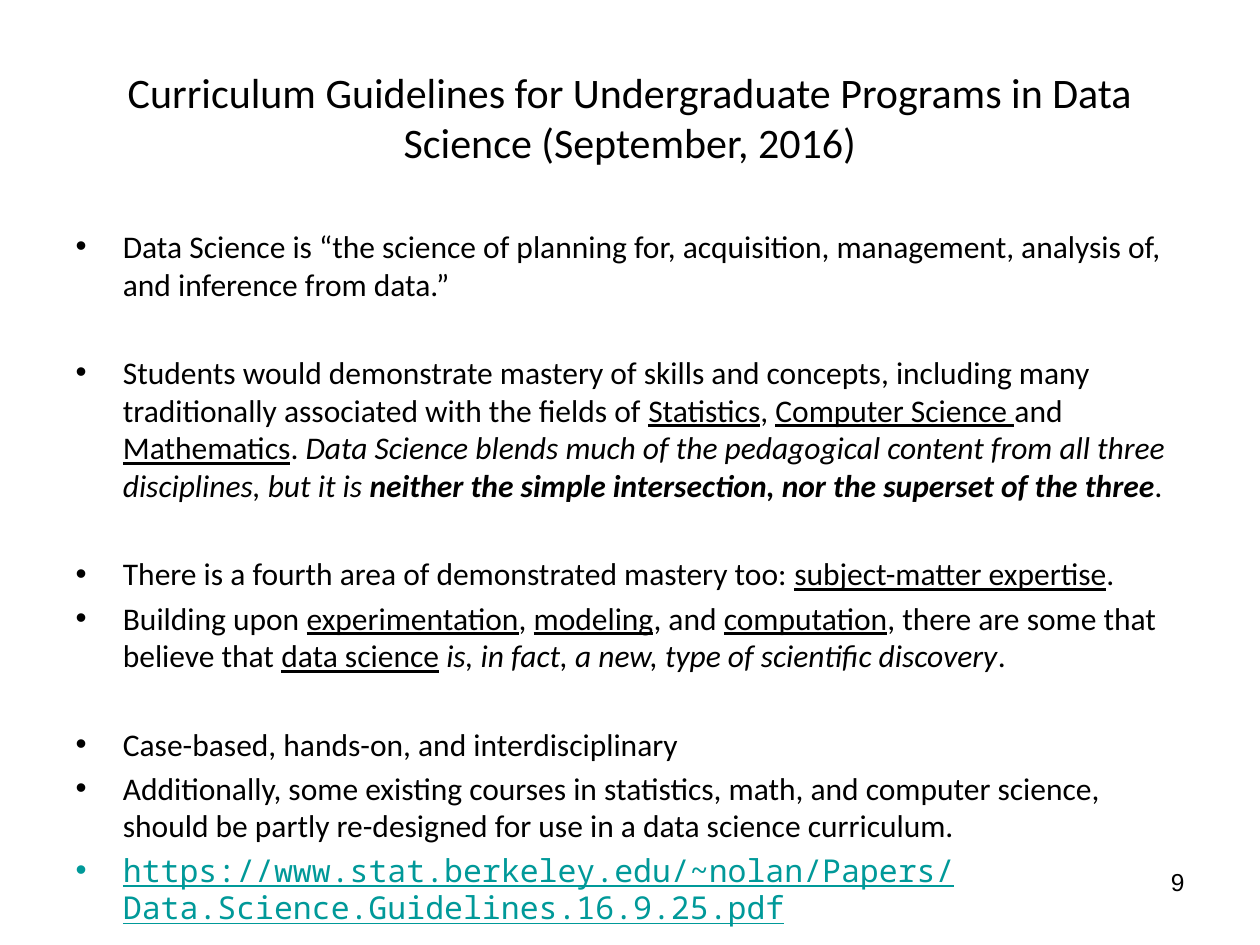
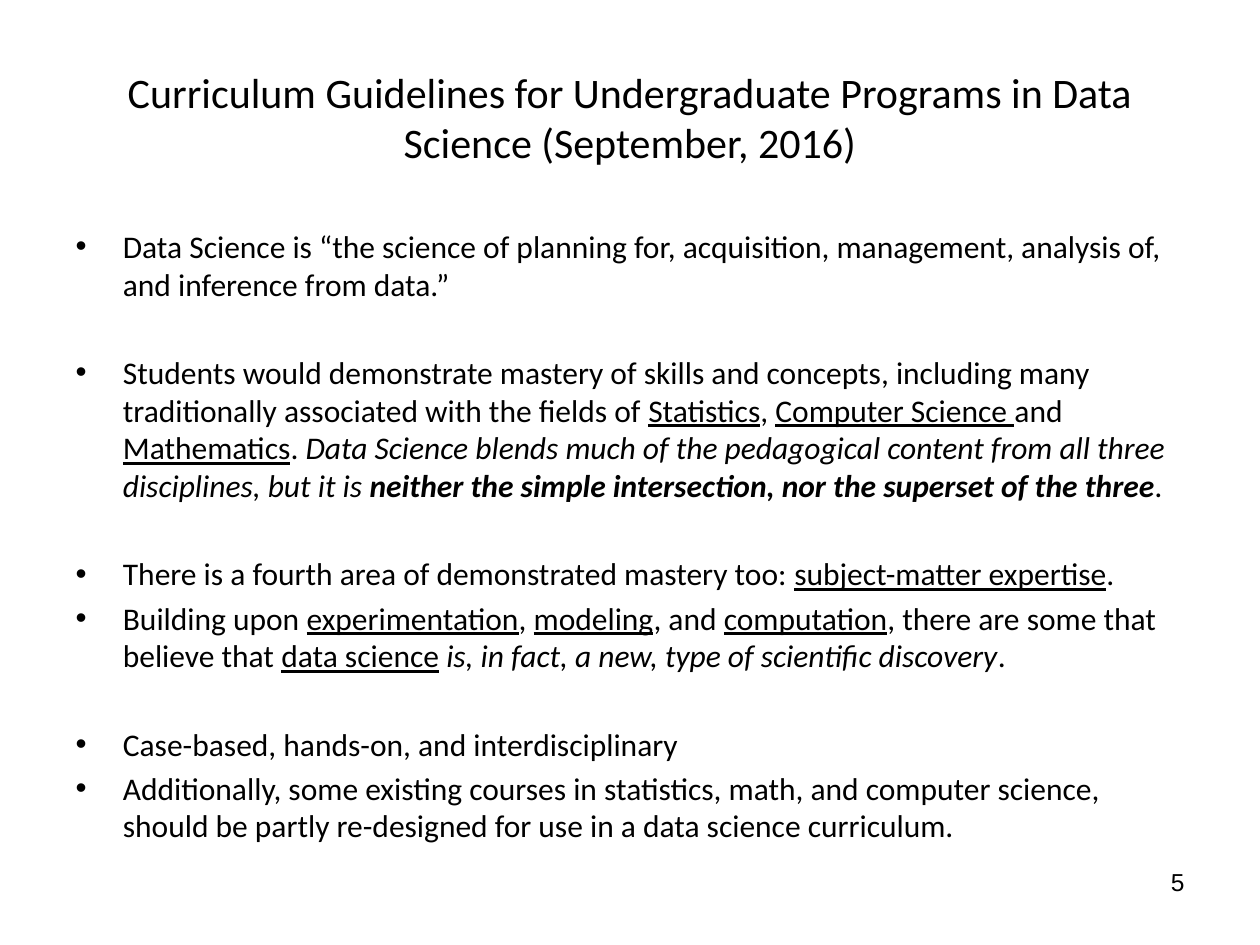
Before and after one commit to wsphd/datajam2018, a slide deck: slide 5 of dj2018.pptx (slide 9 before the commit). Drawn at 1260x945 pixels with LibreOffice and Linux fonts; fonts in the diff are those of the drawing. Boxes give left, top, right and bottom in pixels: in the first picture for what was removed or moved away, otherwise in the second. Text is boxed around its words. In the diff, an @@ line names an element or a change of style, - is before the commit and + after.

```diff
--- a/dj2018.pptx
+++ b/dj2018.pptx
@@ text at (123, 858, 955, 927): paragraph removed @@
-• https://www.stat.berkeley.edu/~nolan/Papers/Data.Science.Guidelines.16.9.25.pdf
@@ page number at (1171, 874, 1185, 892): text changed @@
-9
+5
```
Also in this commit, not shown: 3 other slides changed, 3 slides added, 5 slides removed, 2 other files.
